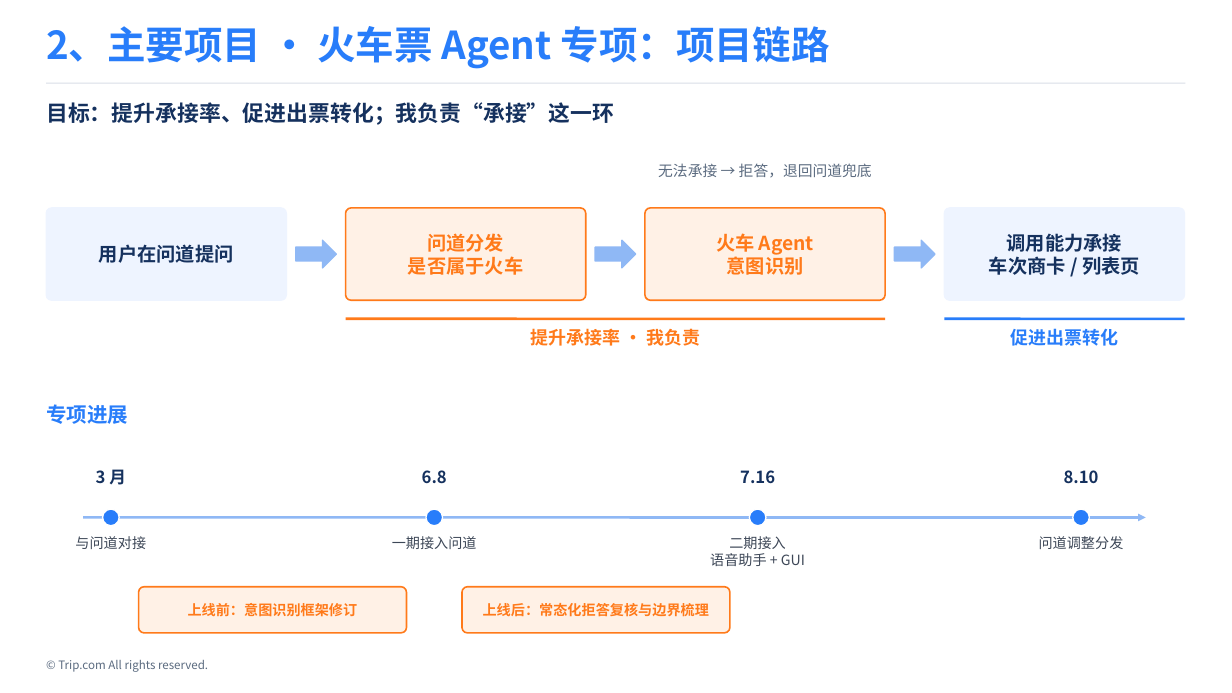
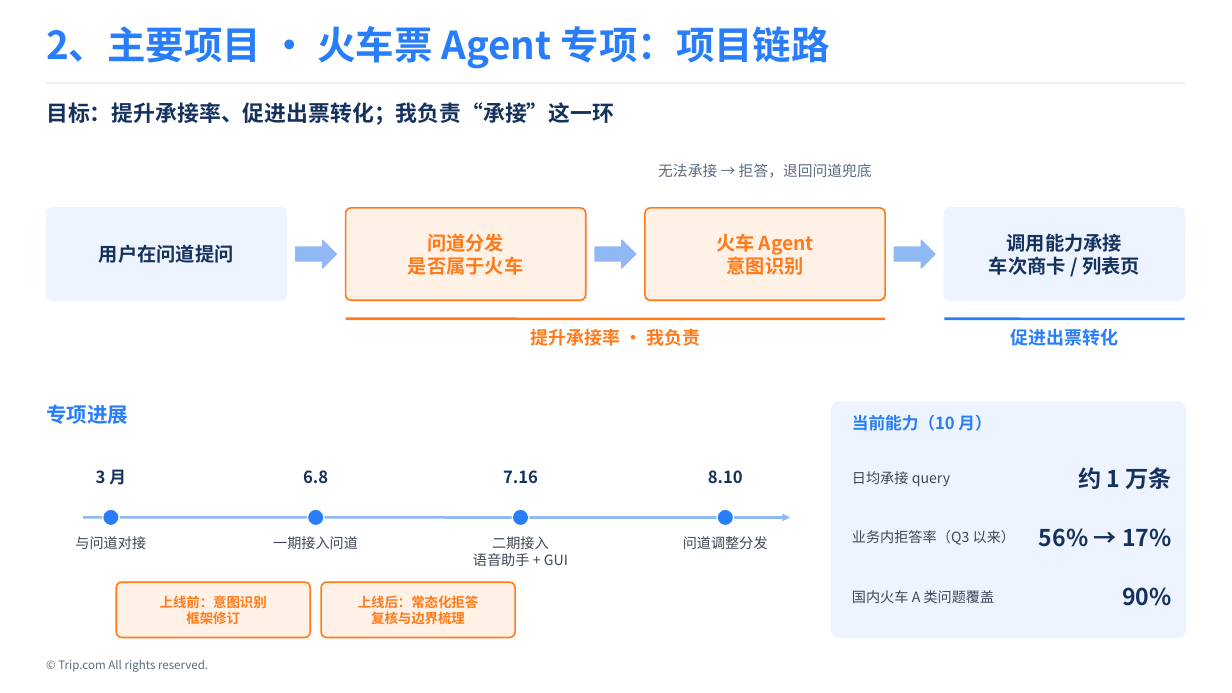
Before and after one commit to Wennie006/AI-myself, a slide deck: slide 4 of 留用答辩_v2.pptx. Drawn at 1232x693 pixels with LibreOffice and Linux fonts; fonts in the diff are those of the drawing. Boxes give left, top, right and bottom in pixels: in the first picture for what was removed or moved away, otherwise in the second. Text is boxed around its words. In the diff, an @@ line names an element or a change of style, - is before the commit and + after.

```diff
--- a/留用答辩_v2.pptx
+++ b/留用答辩_v2.pptx
@@ rounded rectangle added at box(832, 402, 1186, 638), fill #EEF4FF, outline #EEF4FF 1 pt @@
@@ text added at box(852, 415, 991, 431), 13 pt, text #287DFA, bold @@
+当前能力（10 月）
@@ text "7.16": place and size @@
-text "7.16" at box(740, 470, 775, 484)
+text "7.16" at box(503, 470, 538, 484)
@@ text added at box(852, 471, 950, 487), 11 pt, text #3D4757 @@
+日均承接 query
@@ text added at box(1078, 467, 1171, 489), 18 pt, text #15315E, bold @@
+约 1 万条
@@ 2 texts, 1 ellipse: place and size @@
-2 texts, 1 ellipse at box(392, 470, 477, 549)
+2 texts, 1 ellipse at box(273, 470, 358, 549)
@@ ellipse: place and size @@
-ellipse at box(750, 509, 766, 526)
+ellipse at box(512, 509, 529, 526)
@@ 2 texts, 1 ellipse: place and size @@
-2 texts, 1 ellipse at box(1039, 470, 1124, 549)
+2 texts, 1 ellipse at box(683, 470, 768, 549)
@@ arrow moved from (83, 518) - (1146, 518) to (83, 518) - (790, 518) @@
@@ text "二期接入": place and size @@
-text "二期接入" at box(710, 536, 805, 566)
+text "二期接入" at box(473, 536, 568, 566)
@@ text added at box(852, 530, 1015, 545), 11 pt, text #3D4757 @@
+业务内拒答率（Q3 以来）
@@ text added at box(1039, 528, 1171, 547), 18 pt, text #15315E, bold @@
+56% → 17%
@@ rounded rectangle: place and size @@
-rounded rectangle at box(139, 587, 407, 633)
+rounded rectangle at box(116, 582, 311, 638)
@@ rounded rectangle at box(116, 582, 311, 638): proportions changed @@
@@ text at box(160, 595, 267, 624): text changed; size 11 to 10.5 pt @@
-上线前：意图识别框架修订
+上线前：意图识别
+框架修订
@@ rounded rectangle at box(322, 582, 516, 638): proportions changed @@
@@ rounded rectangle: place and size @@
-rounded rectangle at box(462, 587, 730, 633)
+rounded rectangle at box(322, 582, 516, 638)
@@ text at box(358, 595, 478, 624): text changed; size 11 to 10.5 pt @@
-上线后：常态化拒答复核与边界梳理
+上线后：常态化拒答
+复核与边界梳理
@@ text added at box(852, 590, 995, 603), 11 pt, text #3D4757 @@
+国内火车 A 类问题覆盖
@@ text added at box(1122, 587, 1171, 606), 18 pt, text #15315E, bold @@
+90%
```
Also in this commit, not shown: 1 other file.
